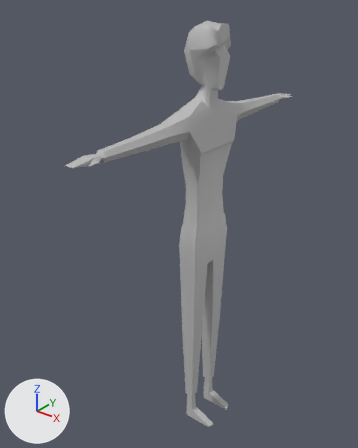
The FBX model Tinder/Assets/Render/Perso.fbx as it was, and as the next commit left it.
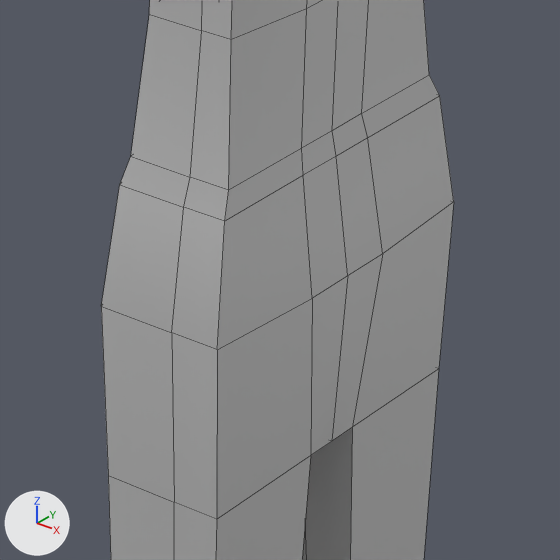
Old and new are each drawn whole from a 50 mm lens placed at (1.045, -1.467, 1.854), pointed at (-0.101, -0.035, 0.966) and again close up on the part from 46% to 67% of the width and 45% to 62% of the height. Every picture has the same lights, and +X, +Y and +Z are marked at lower left. The close-ups show mesh edges as thin lines. Where no turn or scale is listed for an object, it has been applied to the vertices.

Names of what the first close-up shows: 'Character'.
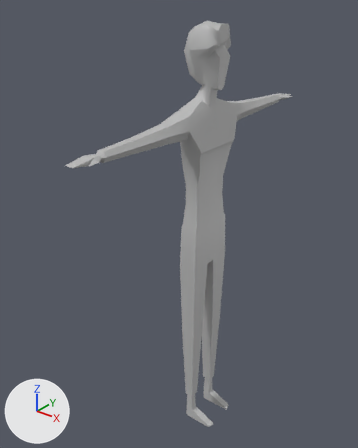
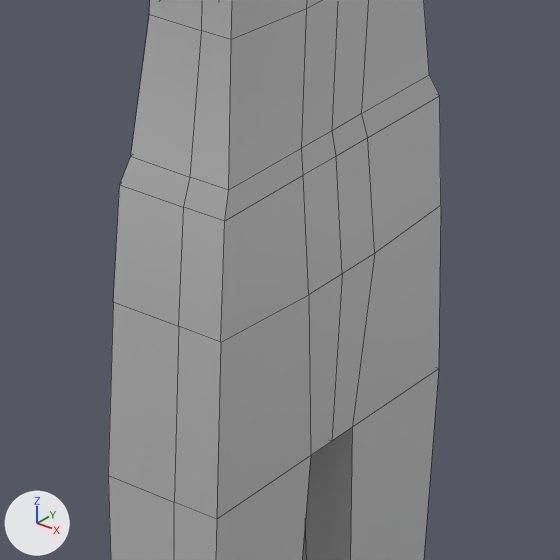
Commit message: Test perso / Rendu

Boxes [x1, y1, x2, y2] around the edits, measured in the close-ups (560 x 560 px; the box of a moved part takes in the faces that stretch with it):
```json
{"object": "Character", "change": "reshaped", "before": [101, 0, 454, 560], "after": [108, 0, 441, 560]}
{"part": 1, "of": "me_mesh", "change": "moved or reshaped", "before": [353, 96, 454, 427], "after": [353, 96, 441, 427]}
{"part": 2, "of": "me_mesh", "change": "moved or reshaped", "before": [101, 176, 312, 519], "after": [108, 176, 311, 519]}
```

Edits to the scene script, one JSON object a line:
```json
{"block": "me_mesh", "where": "me_mesh.from_pydata(...)  # 420 vertices, 462 faces; spans x -0.09..0.12, y -0.64..0.64, z 0.0..1.74"}
{"block": "me_mesh", "where": "# used by ob_character; location = (0.0, 0.0, 0.0)"}
{"block": "me_mesh", "where": "# verts and faces of me_mesh; kept vertices keep their numbers, new ones are numbered from 420"}
{"block": "me_mesh", "where": "# before: 0 (-0.04, 0.11, 0.93), 1 (0.04, 0.11, 0.93) at pixel (453, 201), 69 (0.01, 0.11, 0.93)"}
{"block": "me_mesh", "where": "# before: 225 (-0.04, -0.11, 0.93) at pixel (101, 306), 226 (0.04, -0.11, 0.93) at pixel (217, 349), 277 (0.01, -0.11, 0.93) at pixel (171, 332)"}
{"block": "me_mesh", "change": "me_mesh part 1"}
{"op": "add", "block": "me_mesh", "code": "for i in [0, 1, 69]: verts[i] += (0.0, -0.01, 0.0)"}
{"block": "me_mesh", "change": "me_mesh part 2"}
{"op": "add", "block": "me_mesh", "code": "for i in [225, 226, 277]: verts[i] += (0.0, 0.01, 0.0)"}
```
